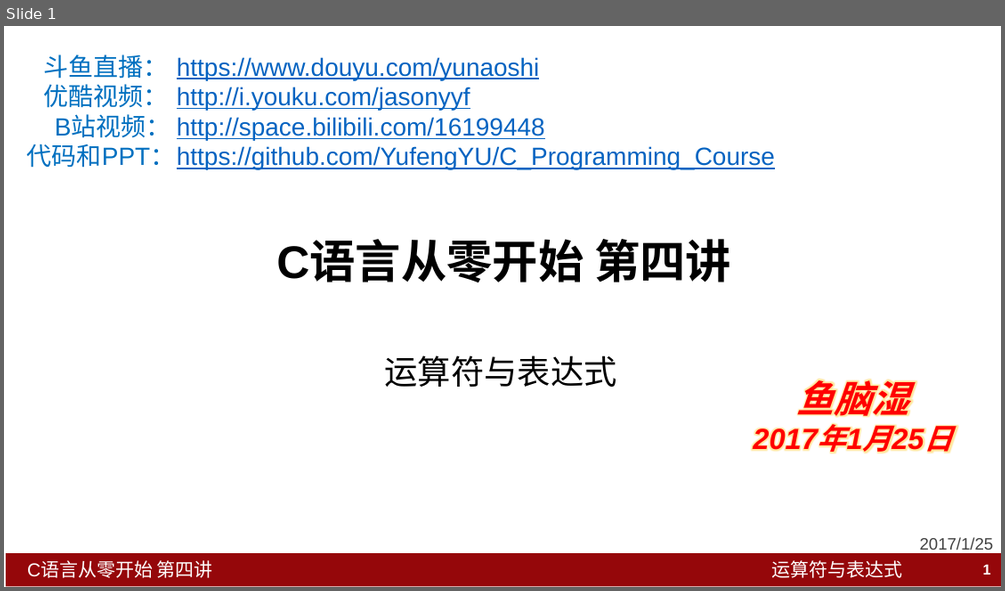
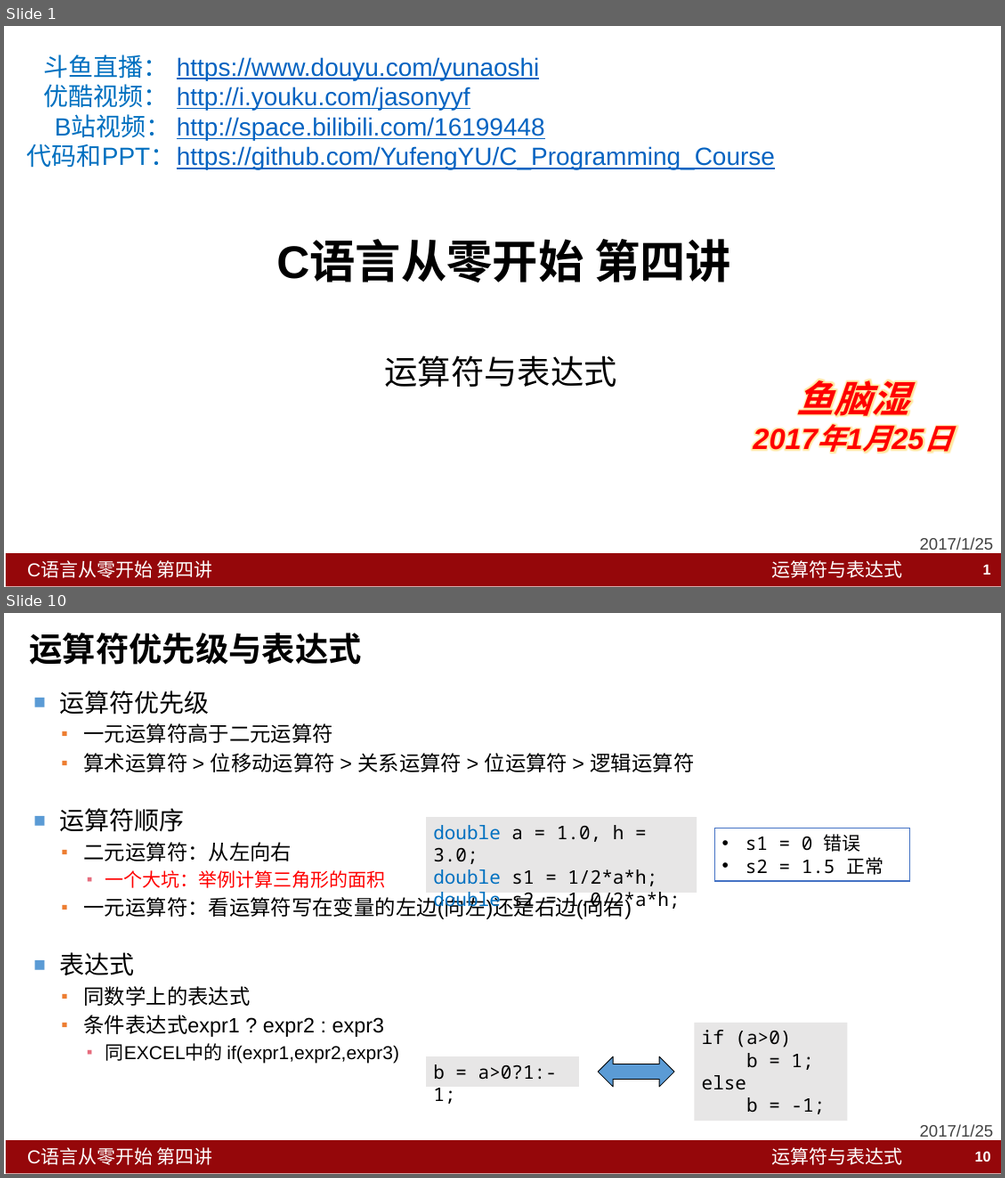
Before and after one commit to YufengYU/C_Programming_Course, a slide deck: Lesson4_Expression/C语言从零开始_第四讲_运算符与表达式.pptx. Shown one above the other, each under a label of ours: slide 1 before the commit, slides 1 and 10 after it; the slides between them are not shown. The pictures are 1005x591 and 1005x1178 pixels, drawn with LibreOffice and Linux fonts; fonts in the diff are those of the drawing. Boxes give left, top, right and bottom in pixels: in the first picture for what was removed or moved away, otherwise in the second. Text is boxed around its words. In the diff, an @@ line names an element or a change of style, - is before the commit and + after.

```diff
--- a/Lesson4_Expression/C语言从零开始_第四讲_运算符与表达式.pptx
+++ b/Lesson4_Expression/C语言从零开始_第四讲_运算符与表达式.pptx
@@ slide 10 added at (4,613,1001,1174), background #FFFFFF; not listed: 3 template elements that a slide beside it also shows @@
@@ title added at (29,633,361,665), 32 pt, text #000000, bold @@
+运算符优先级与表达式
@@ text added at (60,690,695,1063), 20 pt, text #000000 @@
+■ 运算符优先级
+  ▪ 一元运算符高于二元运算符
+  ▪ 算术运算符 > 位移动运算符 > 关系运算符 > 位运算符 > 逻辑运算符
+■ 运算符顺序
+  ▪ 二元运算符：从左向右
+    ▪ 一个大坑：举例计算三角形的面积
+  ▪ 一元运算符：看运算符写在变量的左边(向左)还是右边(向右)
+■ 表达式
+  ▪ 同数学上的表达式
+  ▪ 条件表达式expr1 ? expr2 : expr3
+    ▪ 同EXCEL中的 if(expr1,expr2,expr3)
@@ rectangle added at (426,817,696,892), fill #E7E6E6, 18 pt, text #000000 @@
+double a = 1.0, h = 3.0;
+double s1 = 1/2*a*h;
+double s2 = 1.0/2*a*h;
@@ rectangle added at (714,828,909,882), fill #FFFFFF, outline #4472C4 1 pt, 18 pt, text #000000 @@
+• s1 = 0 错误
+• s2 = 1.5 正常
@@ rectangle added at (695,1022,848,1120), fill #E7E6E6, 18 pt, text #000000 @@
+if (a>0)
+b = 1;
+else
+b = -1;
@@ rectangle added at (426,1056,579,1086), fill #E7E6E6, 18 pt, text #000000 @@
+b = a>0?1:-1;
@@ left right arrow added at (598,1056,674,1086), fill #5B9BD5, outline #000000 0.75 pt @@
@@ text added at (920,1124,994,1136), 16 pt, text #424242 @@
+2017/1/25
@@ page number added at (975,1151,991,1161), 14 pt, text #FFFFFF, bold @@
+10
```
Also in this commit, not shown: 1 slide changed, 8 other slides added, 1 slide removed, 15 other files.
